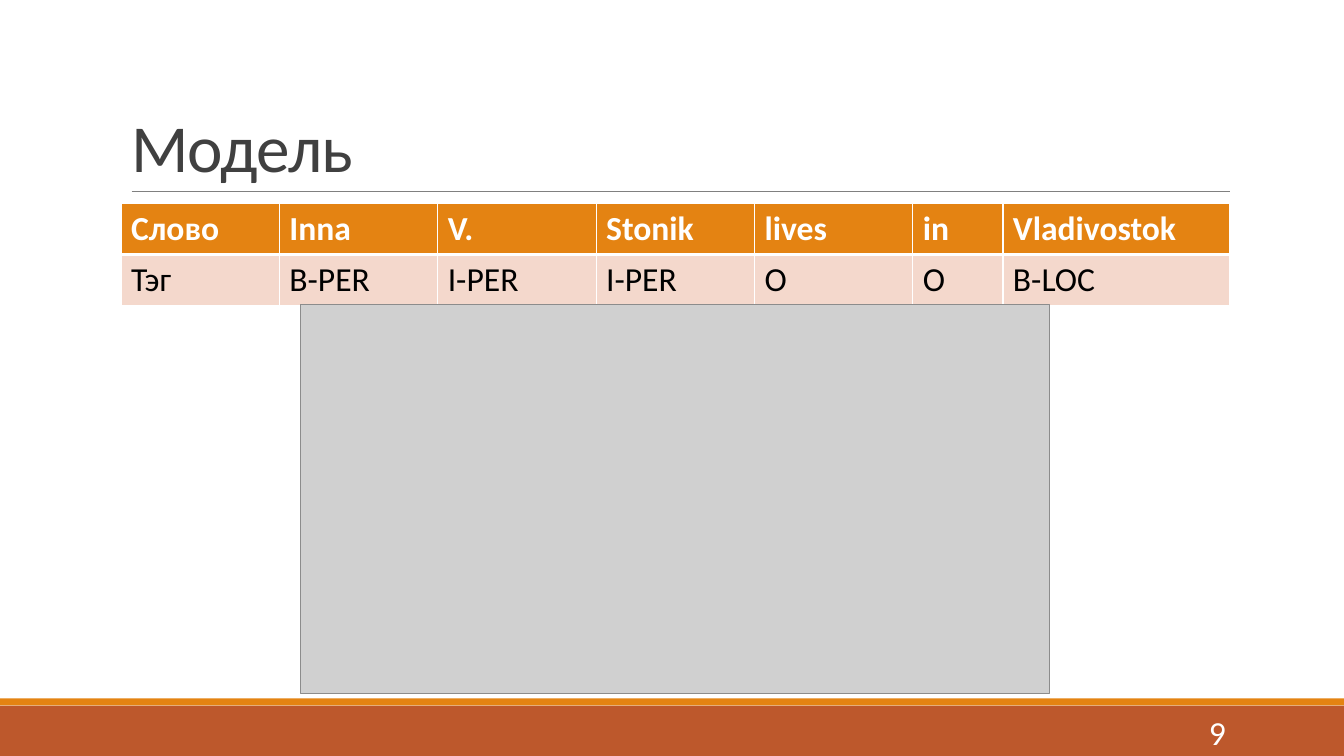
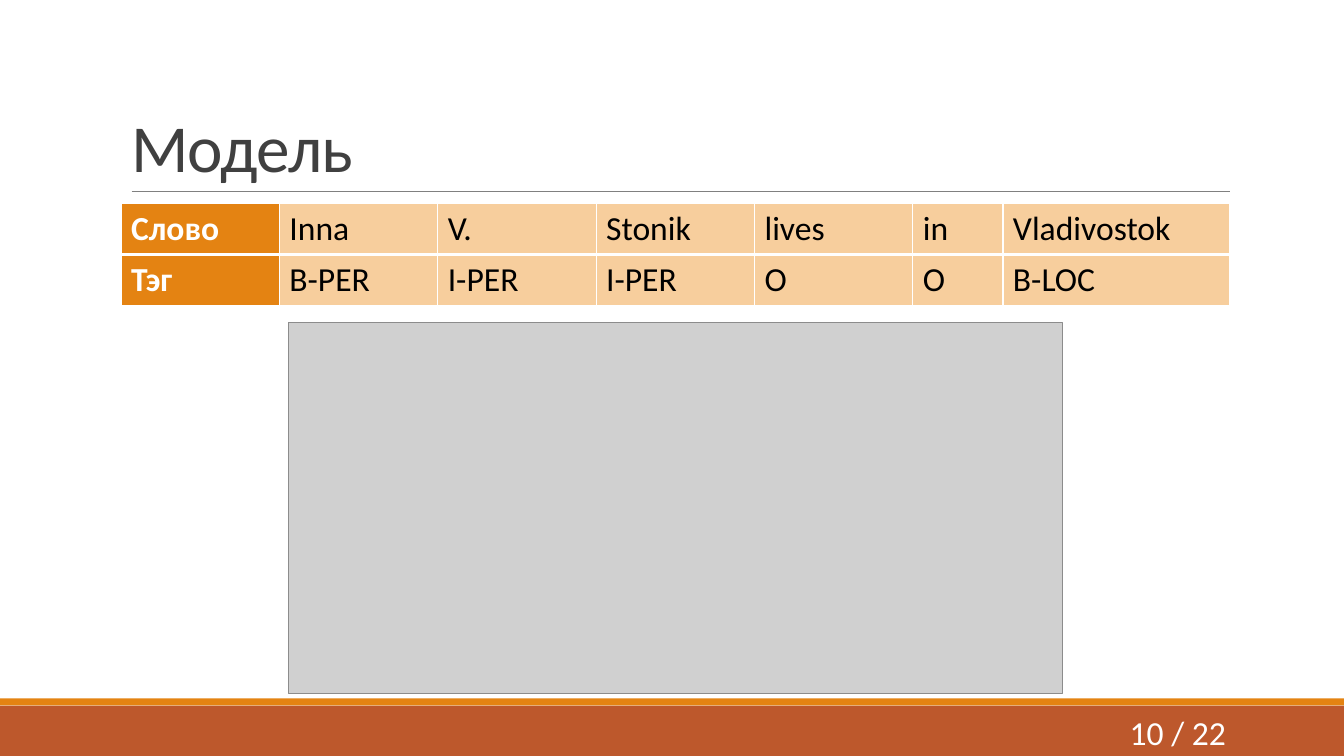
Before and after one commit to J-CITY/METADATA-EXTRACTOR, a slide deck: slide 10 of report.pptx (slide 9 before the commit). Drawn at 1344x756 pixels with LibreOffice and Linux fonts; fonts in the diff are those of the drawing; grey boxes stand for pictures. Boxes give left, top, right and bottom in pixels: in the first picture for what was removed or moved away, otherwise in the second. Text is boxed around its words. In the diff, an @@ line names an element or a change of style, - is before the commit and + after.

```diff
--- a/report.pptx
+++ b/report.pptx
@@ table at [121,204,1229,304] @@
@@ fill #E48312 to #F7CE9D in 6 cells @@
@@ fill #F5D9CC to #E48312 in row 2, column 1 @@
@@ fill #F5D9CC to #F7CE9D in 6 cells @@
@@ text colour #FFFFFF to #000000, bold off in "Inna", "V.", "Stonik", "lives" and 2 more places @@
@@ text colour #000000 to #FFFFFF, bold on in "Тэг" @@
@@ picture: place and size @@
-picture at [300,304,1050,694]
+picture at [288,323,1063,694]
@@ page number at [1130,723,1226,745]: text changed @@
-9
+10 / 22
```
Also in this commit, not shown: 9 other slides changed, 2 slides added, 1 slide removed.
